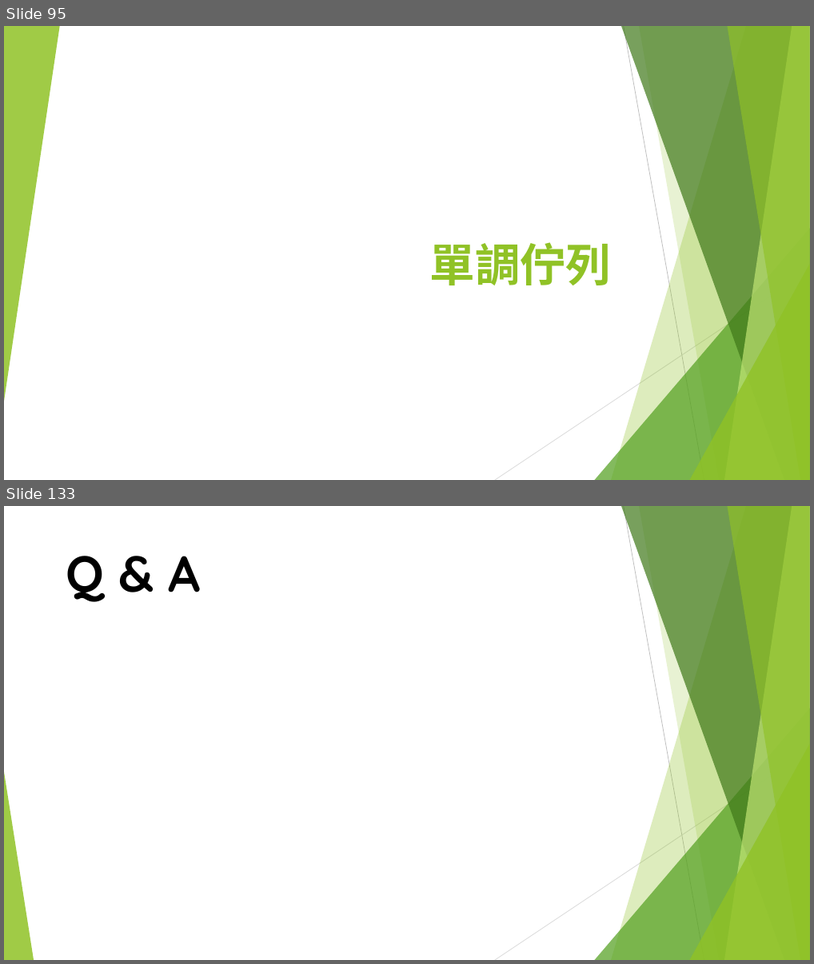
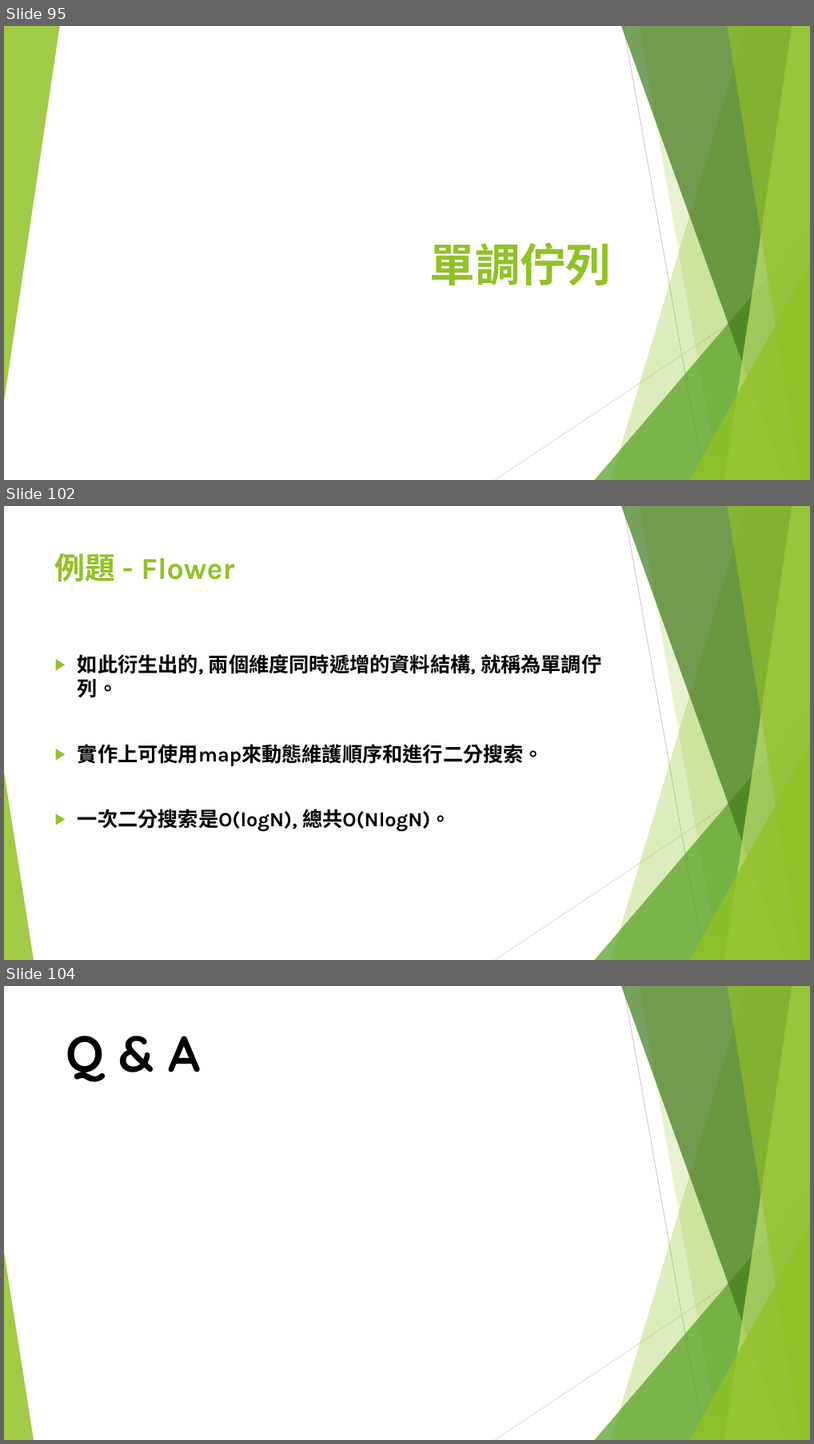
Before and after one commit to S920105123/DP2, a slide deck: presentation/進階動態規劃.pptx. Shown one above the other, each under a label of ours: slides 95 and 133 before the commit, slides 95, 102 and 104 after it; the slides between them are not shown. The pictures are 814x964 and 814x1444 pixels, drawn with LibreOffice and Linux fonts; fonts in the diff are those of the drawing. Boxes give left, top, right and bottom in pixels: in the first picture for what was removed or moved away, otherwise in the second. Text is boxed around its words. In the diff, an @@ line names an element or a change of style, - is before the commit and + after.

```diff
--- a/presentation/進階動態規劃.pptx
+++ b/presentation/進階動態規劃.pptx
@@ slide 102 added at [4,506,810,960], background #FFFFFF; not listed: 10 template elements that a slide beside it also shows @@
@@ title added at [55,553,234,582], 36 pt, text #90C226, bold @@
+例題 - Flower
@@ text added at [78,654,602,832], 24 pt, text #000000, bold @@
+▶ 如此衍生出的, 兩個維度同時遞增的資料結構, 就稱為單調佇列。
+▶ 實作上可使用map來動態維護順序和進行二分搜索。
+▶ 一次二分搜索是O(logN), 總共O(NlogN)。
@@ what was slide 133 is now slide 104 @@
```
Also in this commit, not shown: 3 slides changed, 8 other slides added.
